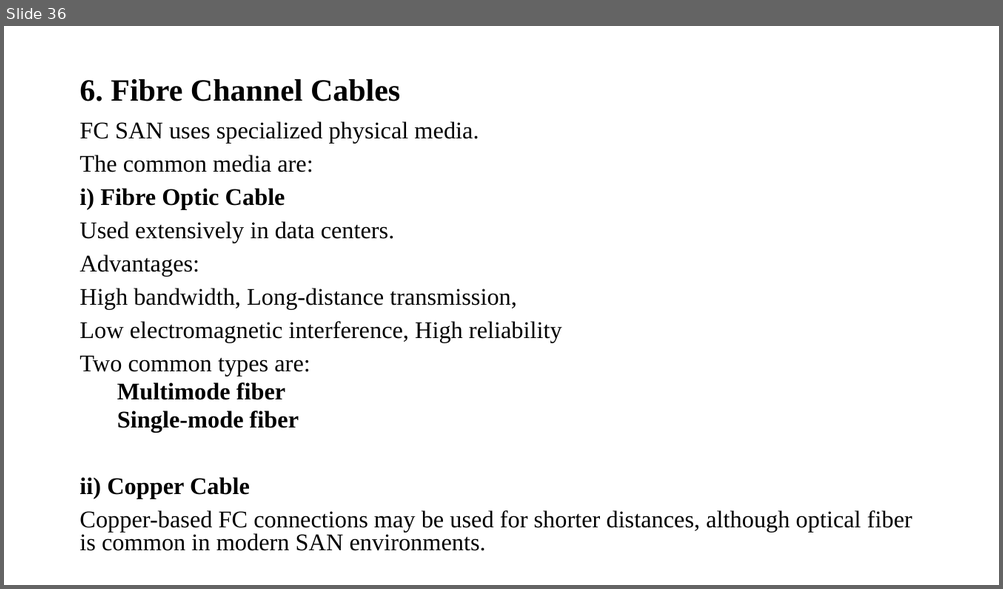
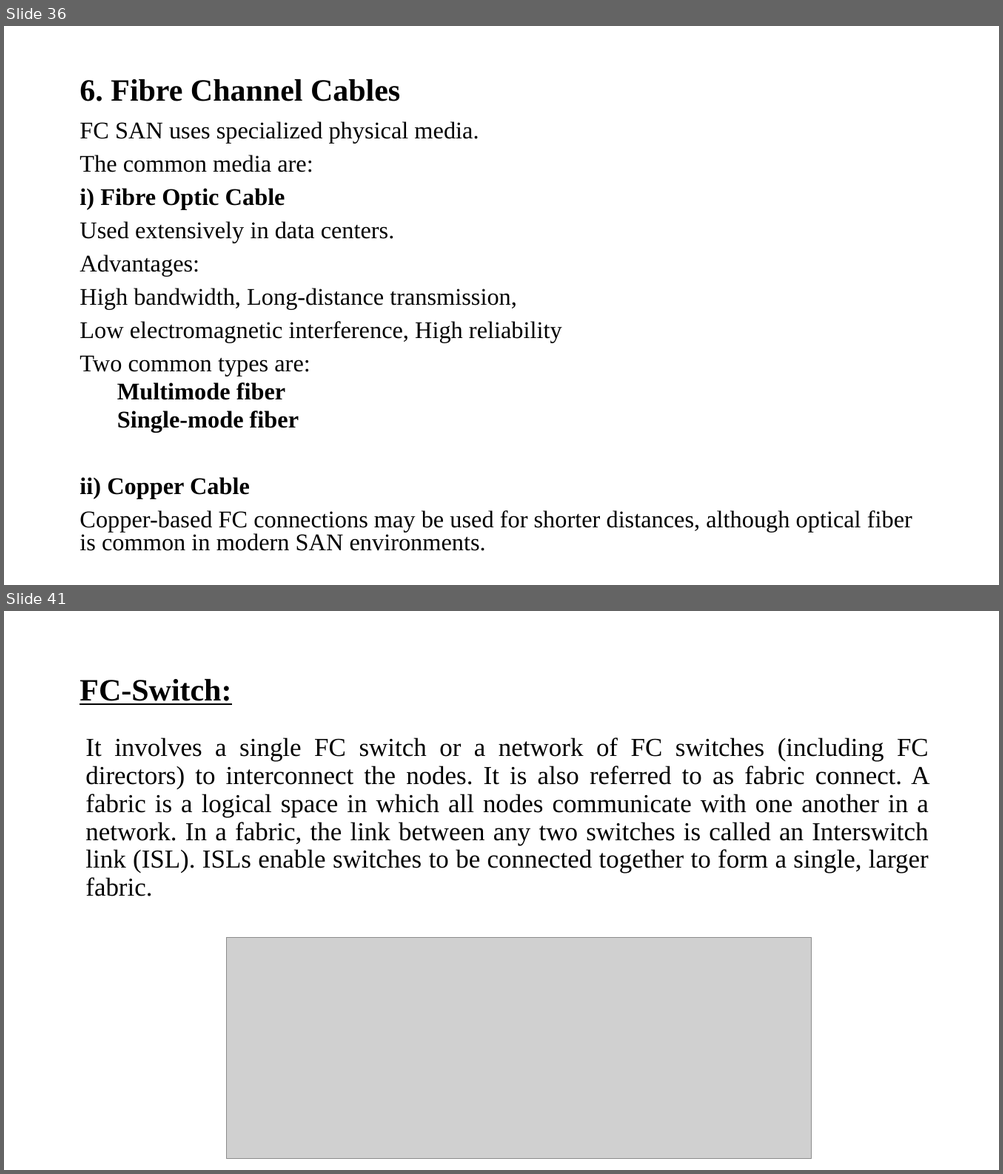
Before and after one commit to kittyboy06/Clg, a slide deck: 5th Sem/Storage Tech/UNIT 3.pptx. Shown one above the other, each under a label of ours: slide 36 before the commit, slides 36 and 41 after it; the slides between them are not shown. The pictures are 1003x589 and 1003x1174 pixels, drawn with LibreOffice and Linux fonts; fonts in the diff are those of the drawing; grey boxes stand for pictures. Boxes give left, top, right and bottom in pixels: in the first picture for what was removed or moved away, otherwise in the second. Text is boxed around its words. In the diff, an @@ line names an element or a change of style, - is before the commit and + after.

```diff
--- a/5th Sem/Storage Tech/UNIT 3.pptx
+++ b/5th Sem/Storage Tech/UNIT 3.pptx
@@ slide 41 added at (4,611,999,1170), background #FFFFFF @@
@@ title added at (79,679,231,705), 30 pt, text #000000, bold, underline @@
+FC-Switch:
@@ text added at (85,738,929,897), 25 pt, text #000000 @@
+It involves a single FC switch or a network of FC switches (including FC directors) to interconnect the nodes. It is also referred to as fabric connect. A fabric is a logical space in which all nodes communicate with one another in a network. In a fabric, the link between any two switches is called an Interswitch link (ISL). ISLs enable switches to be connected together to form a single, larger fabric.
@@ picture added at (227,938,811,1159) @@
```
Also in this commit, not shown: 12 slides changed, 46 other slides added, 21 other files.
